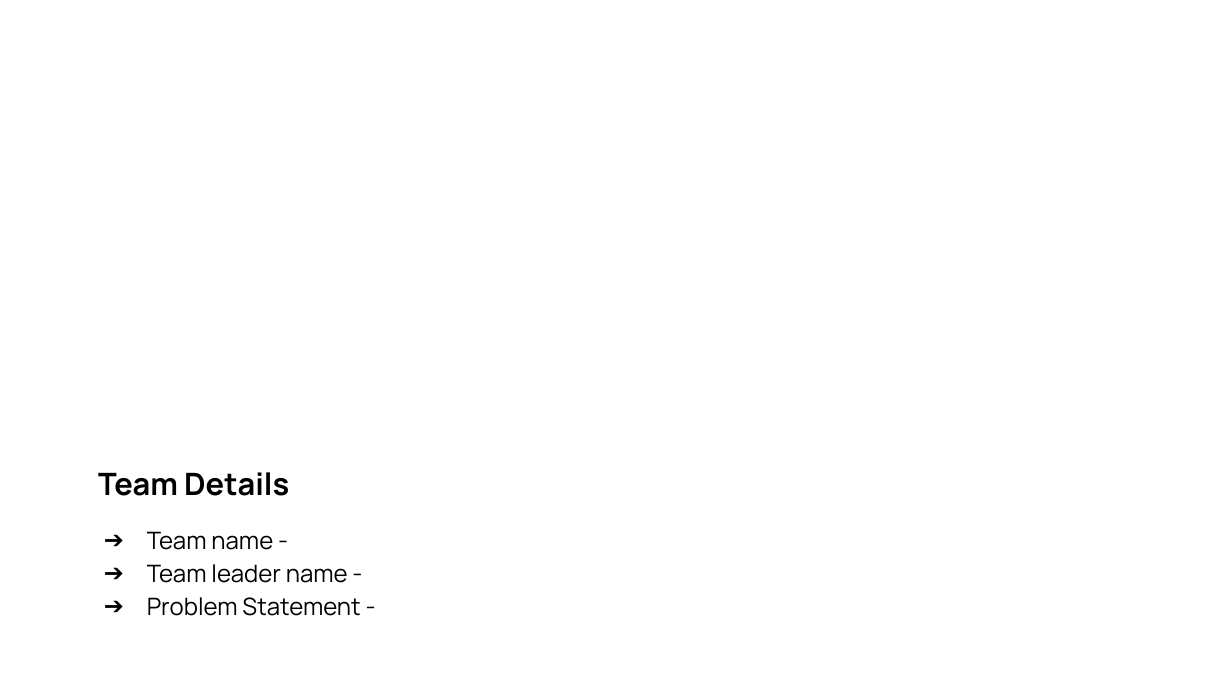
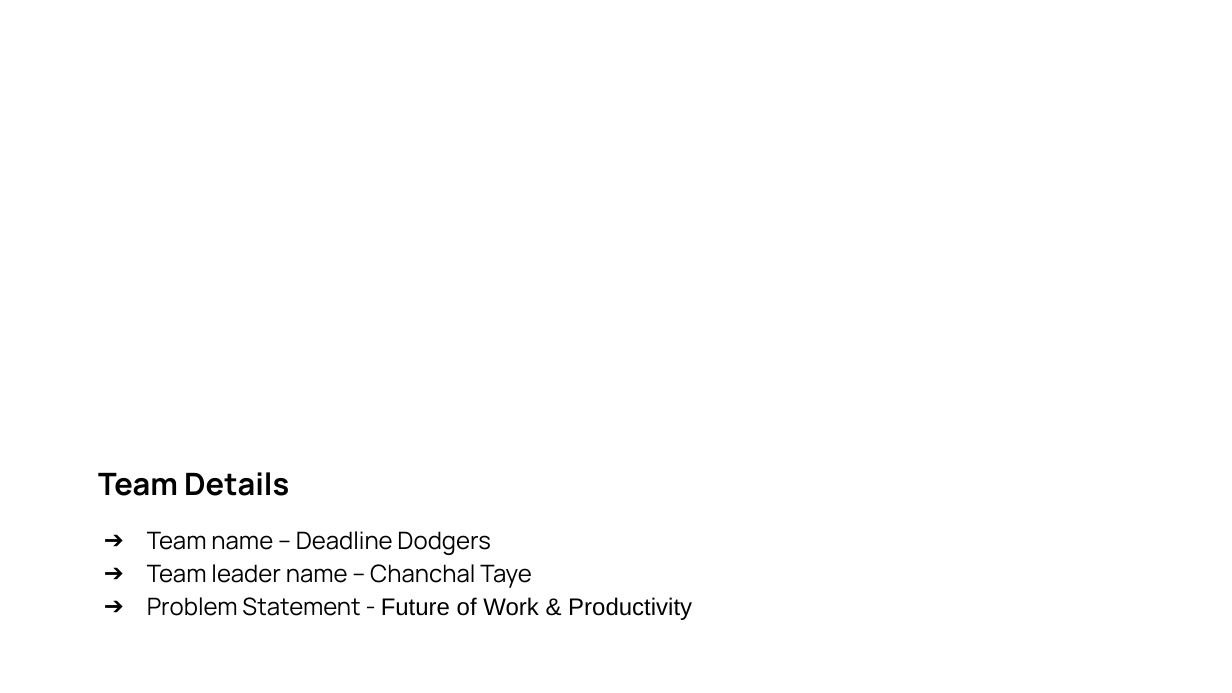
Before and after one commit to ChanchalTaye/Curb-AI, a slide deck: slide 1 of Project Submission Deck _ AMD Slingshot.pptx. Drawn at 1232x693 pixels with LibreOffice and Linux fonts; fonts in the diff are those of the drawing; background and template pictures are left out. Boxes give left, top, right and bottom in pixels: in the first picture for what was removed or moved away, otherwise in the second. Text is boxed around its words. In the diff, an @@ line names an element or a change of style, - is before the commit and + after.

```diff
--- a/Project Submission Deck _ AMD Slingshot.pptx
+++ b/Project Submission Deck _ AMD Slingshot.pptx
@@ text at bbox=[147, 531, 692, 620]: text changed @@
-➔ Team name -
-➔ Team leader name -
-➔ Problem Statement -
+➔ Team name – Deadline Dodgers
+➔ Team leader name – Chanchal Taye
+➔ Problem Statement - Future of Work & Productivity
```
Also in this commit, not shown: 10 other slides changed, 3 slides removed, 26 other files.
